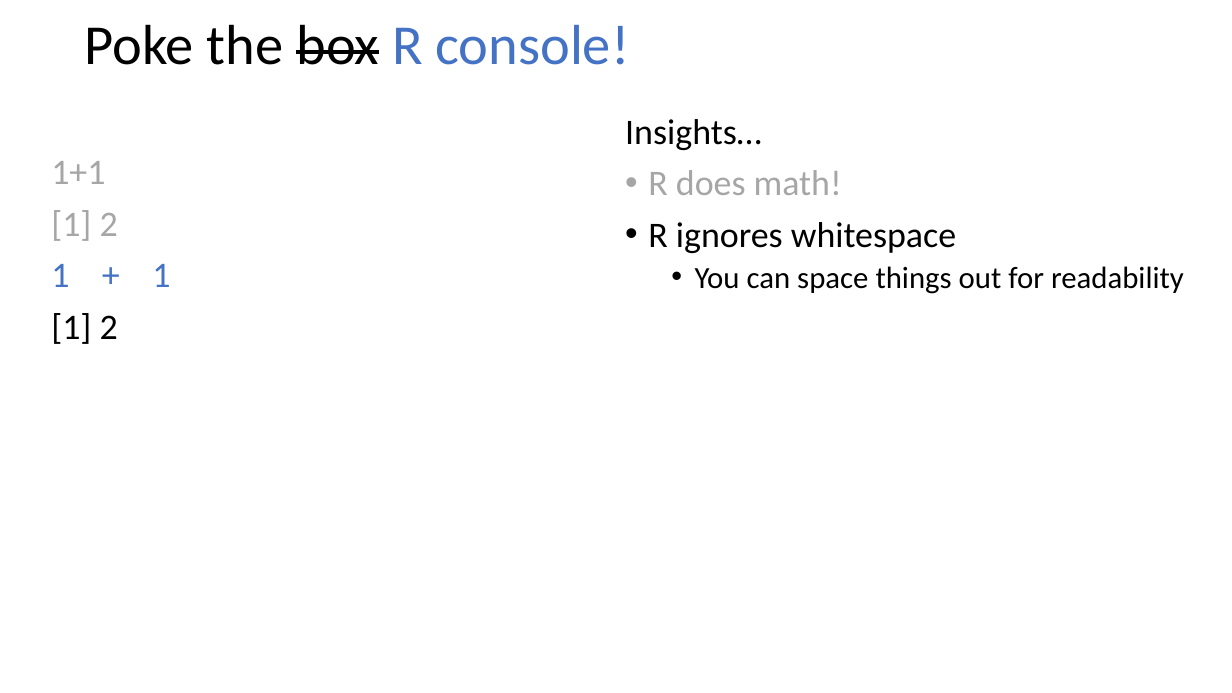
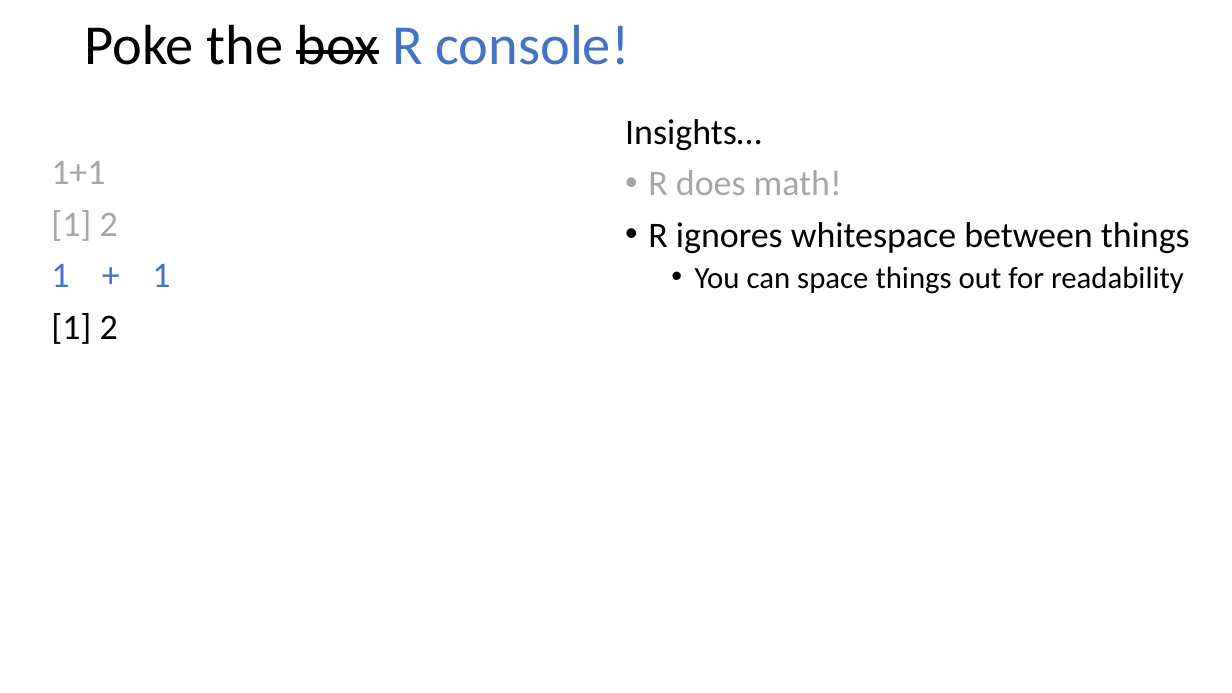
Before and after one commit to justinpriest/ADFG_R_Intro_Workshop, a slide deck: slide 4 of presentations/3 - Programming Basics 1 - Poke the Box.pptx. Drawn at 1232x693 pixels with LibreOffice and Linux fonts; fonts in the diff are those of the drawing. Boxes give left, top, right and bottom in pixels: in the first picture for what was removed or moved away, otherwise in the second. Text is boxed around its words. In the diff, an @@ line names an element or a change of style, - is before the commit and + after.

```diff
--- a/presentations/3 - Programming Basics 1 - Poke the Box.pptx
+++ b/presentations/3 - Programming Basics 1 - Poke the Box.pptx
@@ text at bbox=[648, 222, 1190, 253]: text changed @@
-• R ignores whitespace
+• R ignores whitespace between things
```
Also in this commit, not shown: 1 other slide changed, 3 other files.
